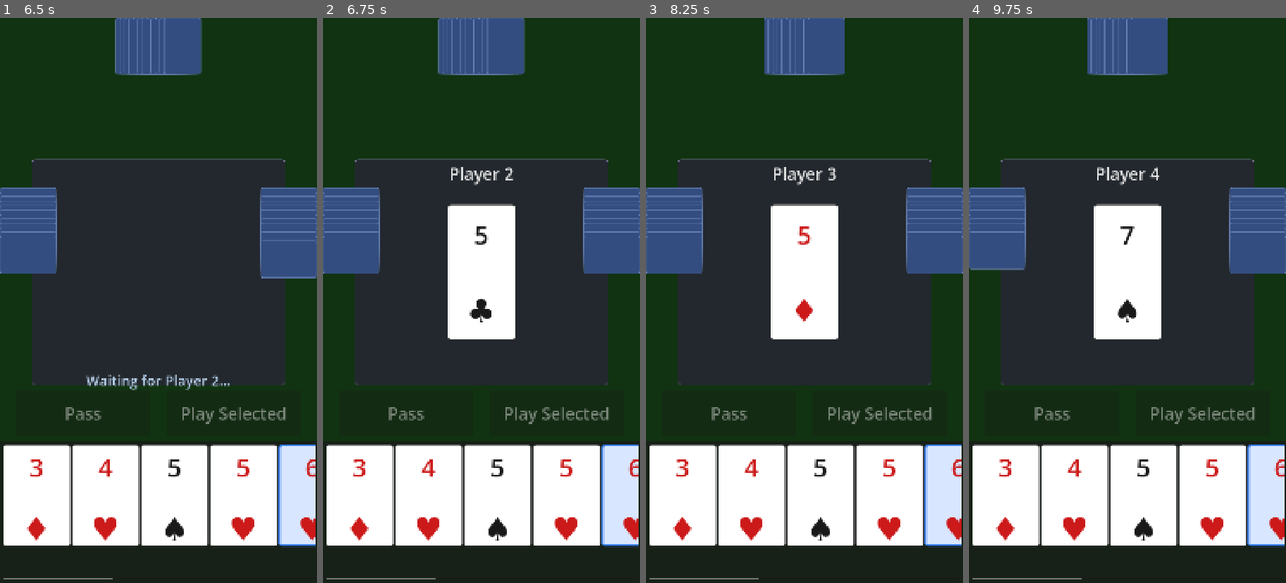
Above: before the commit, frames 1-4 (left to right).
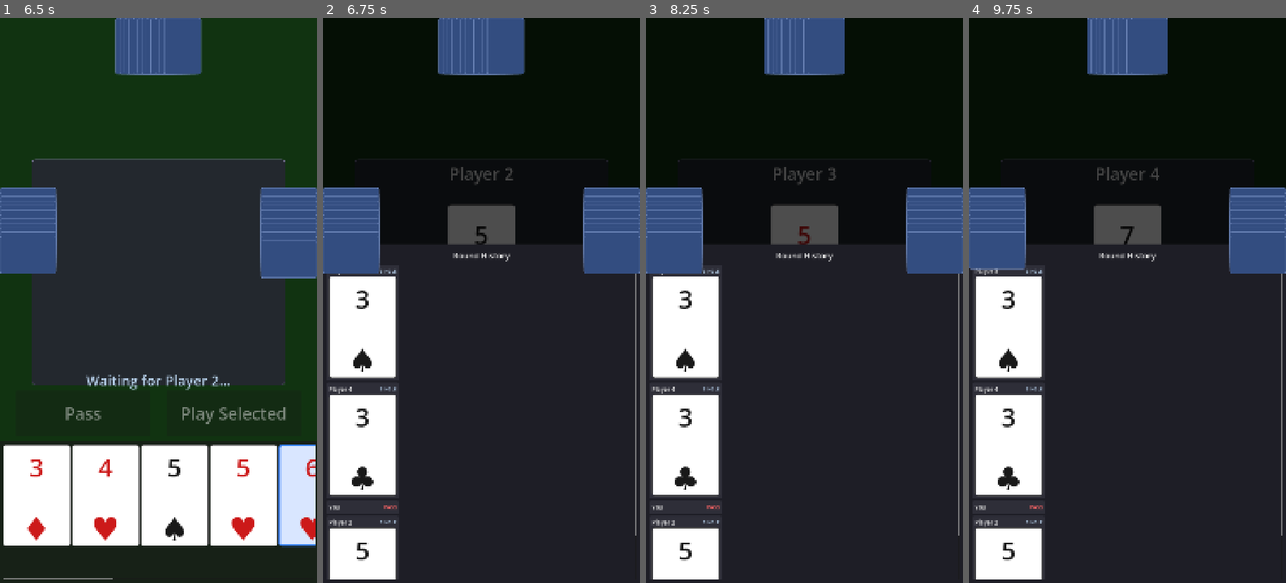
Above: after the commit, the same moments.

Repository: binhrobles/thirteen
Game: Godot game, scene res://scenes/main.tscn
Same seed, same stepped clock (60 frames per second), same inputs: the game is played once before the commit and once after it.
Inputs (mouse positions are in pixels of both pictures, inside the frame that each line leads up to):
- Up to frame 1 (6.5 s): tap Enter at 0.5, 2 s; move the mouse to (38, 498) at 0.52 s; click (38, 498) at 0.67 s; tap Space at 1.25, 2.75 s; move the mouse to (104, 498) at 1.27 s; click (104, 498) at 1.42 s; move the mouse to (174, 498) at 2.02 s; click (174, 498) at 2.17 s; move the mouse to (244, 498) at 2.77 s; click (244, 498) at 2.92 s; click "Play Selected" at 3.5 s; click "Play Selected" at 4.25 s; click "Pass" at 5 s; move the mouse to (313, 498) at 5.77 s; click (313, 498) at 5.92 s
- Up to frame 2 (6.75 s): tap Enter at 6.5 s; move the mouse to (481, 272) at 6.52 s; click (481, 272) at 6.67 s
- Up to frame 3 (8.25 s): click (953, 255) at 7.25 s, where only the run after the commit has a clickable "×"; click (953, 255) at 8 s, where only the run after the commit has a clickable "×"
- Up to frame 4 (9.75 s): click (1276, 255) at 8.75 s, where only the run after the commit has a clickable "×"; tap Space at 9.5 s; move the mouse to (1127, 272) at 9.52 s; click (1127, 272) at 9.67 s

Frame 1 is identical in both runs. In frame 2, 61% of the frame differs, in the area x 0-100%, y 0-100%; in frame 3, 61%; in frame 4, 61%.

Commit message:
Add play history drawer for round history
Implement tappable overlay showing chronological list of plays in current round:
- Displays player name, combo type, and cards (scaled 0.5x)
- Shows passes in red "PASS" text
- Scrollable bottom drawer UI (60% of screen)
- Dismiss by tapping background or close button
- Tracks current round only via round_reset markers in play_log

Changes:
- New: scripts/play_history_drawer.gd - drawer component
- Modified: scripts/game_state.gd - add round_reset markers
- Modified: scripts/main.gd - integrate drawer and connect signal

Closes thirteen-vibes-f56.4

Co-Authored-By: Claude Sonnet 4.5 <noreply@anthropic.com>

Diff:
--- a/scripts/game_state.gd
+++ b/scripts/game_state.gd
@@ -148,6 +148,8 @@
 	last_play_by = -1  # Reset who made the last play
 	for i in NUM_PLAYERS:
 		players_in_round[i] = players_in_game[i]
+	# Add round reset marker to play log
+	play_log.append("round_reset")
 	round_reset.emit(current_player)
 	turn_changed.emit(current_player)
 
--- a/scripts/main.gd
+++ b/scripts/main.gd
@@ -4,6 +4,7 @@
 const PlayAreaScene := preload("res://scenes/play_area.tscn")
 const GameStateScript := preload("res://scripts/game_state.gd")
 const OpponentHandScript := preload("res://scripts/opponent_hand.gd")
+const PlayHistoryDrawerScript := preload("res://scripts/play_history_drawer.gd")
 
 @onready var play_button: Button = $PlayButton
 @onready var pass_button: Button = $PassButton
@@ -14,6 +15,7 @@
 var turn_manager
 var player_hand_ui
 var play_area_ui
+var play_history_drawer
 var opponent_hands: Array = []  # Array of OpponentHand for players 1, 2, 3
 
 
@@ -96,6 +98,13 @@
 
 	play_area_ui = PlayAreaScene.instantiate()
 	add_child(play_area_ui)
+
+	# Create play history drawer
+	play_history_drawer = PlayHistoryDrawerScript.new()
+	add_child(play_history_drawer)
+
+	# Connect play area signal to show history drawer
+	play_area_ui.history_requested.connect(_on_history_requested)
 
 	# Create opponent hand displays for players 1, 2, 3
 	_create_opponent_hands()
@@ -183,3 +192,8 @@
 func _on_move_for_opponent_update(_player_id: int) -> void:
 	"""Update opponent hands after any move"""
 	_update_opponent_hands()
+
+
+func _on_history_requested() -> void:
+	"""Show play history drawer when play area is tapped"""
+	play_history_drawer.show_history(game_state.play_log)
--- /dev/null
+++ b/scripts/play_history_drawer.gd
@@ -0,0 +1,241 @@
+class_name PlayHistoryDrawer
+extends Control
+
+## Displays the play history for the current round in a scrollable overlay
+
+signal dismissed()  # Emitted when drawer is closed
+
+@onready var background: ColorRect
+@onready var drawer_panel: Panel
+@onready var scroll_container: ScrollContainer
+@onready var history_list: VBoxContainer
+@onready var title_label: Label
+@onready var close_button: Button
+
+const CardSpriteScene := preload("res://scenes/card_sprite.tscn")
+const PLAYER_NAMES := ["You", "Player 2", "Player 3", "Player 4"]
+
+var current_round_plays: Array = []  # Array of {player: int, play: Play or "pass"}
+
+
+func _ready() -> void:
+	_setup_ui()
+	hide()  # Hidden by default
+
+
+func _setup_ui() -> void:
+	"""Create the overlay UI"""
+	# Full screen overlay
+	anchor_right = 1.0
+	anchor_bottom = 1.0
+	mouse_filter = Control.MOUSE_FILTER_STOP
+
+	# Semi-transparent background (tap to dismiss)
+	background = ColorRect.new()
+	background.anchor_right = 1.0
+	background.anchor_bottom = 1.0
+	background.color = Color(0, 0, 0, 0.7)
+	background.mouse_filter = Control.MOUSE_FILTER_STOP
+	add_child(background)
+
+	# Drawer panel (bottom 60% of screen)
+	drawer_panel = Panel.new()
+	drawer_panel.anchor_left = 0.0
+	drawer_panel.anchor_right = 1.0
+	drawer_panel.anchor_top = 0.4
+	drawer_panel.anchor_bottom = 1.0
+	var style_box := StyleBoxFlat.new()
+	style_box.bg_color = Color(0.12, 0.12, 0.15)
+	style_box.corner_radius_top_left = 20
+	style_box.corner_radius_top_right = 20
+	drawer_panel.add_theme_stylebox_override("panel", style_box)
+	add_child(drawer_panel)
+
+	# Title
+	title_label = Label.new()
+	title_label.text = "Round History"
+	title_label.horizontal_alignment = HORIZONTAL_ALIGNMENT_CENTER
+	title_label.add_theme_font_size_override("font_size", 28)
+	title_label.add_theme_color_override("font_color", Color(0.9, 0.9, 0.9))
+	title_label.anchor_left = 0.0
+	title_label.anchor_right = 1.0
+	title_label.offset_top = 20
+	title_label.offset_bottom = 60
+	drawer_panel.add_child(title_label)
+
+	# Close button (X in top right)
+	close_button = Button.new()
+	close_button.text = "×"
+	close_button.add_theme_font_size_override("font_size", 36)
+	close_button.anchor_left = 1.0
+	close_button.anchor_right = 1.0
+	close_button.offset_left = -60
+	close_button.offset_right = -10
+	close_button.offset_top = 10
+	close_button.offset_bottom = 60
+	var close_style := StyleBoxFlat.new()
+	close_style.bg_color = Color(0.3, 0.3, 0.35)
+	close_style.corner_radius_top_left = 8
+	close_style.corner_radius_top_right = 8
+	close_style.corner_radius_bottom_left = 8
+	close_style.corner_radius_bottom_right = 8
+	close_button.add_theme_stylebox_override("normal", close_style)
+	close_button.pressed.connect(_on_close_pressed)
+	drawer_panel.add_child(close_button)
+
+	# Scroll container for history
+	scroll_container = ScrollContainer.new()
+	scroll_container.anchor_left = 0.0
+	scroll_container.anchor_right = 1.0
+	scroll_container.anchor_top = 0.0
+	scroll_container.anchor_bottom = 1.0
+	scroll_container.offset_left = 10
+	scroll_container.offset_right = -10
+	scroll_container.offset_top = 70
+	scroll_container.offset_bottom = -10
+	scroll_container.horizontal_scroll_mode = ScrollContainer.SCROLL_MODE_DISABLED
+	drawer_panel.add_child(scroll_container)
+
+	# VBox for history entries
+	history_list = VBoxContainer.new()
+	history_list.size_flags_horizontal = Control.SIZE_FILL
+	history_list.add_theme_constant_override("separation", 8)
+	scroll_container.add_child(history_list)
+
+
+func show_history(play_log: Array) -> void:
+	"""Display the play history from current round"""
+	# Extract current round plays (from last round_reset marker to end)
+	current_round_plays = _extract_current_round(play_log)
+	_populate_history()
+	show()
+
+
+func _extract_current_round(play_log: Array) -> Array:
+	"""Get plays from the current round only"""
+	var round_plays: Array = []
+
+	# Find the last round_reset marker
+	var last_reset_idx := -1
+	for i in range(play_log.size() - 1, -1, -1):
+		if typeof(play_log[i]) == TYPE_STRING and play_log[i] == "round_reset":
+			last_reset_idx = i
+			break
+
+	# Get all plays after the last reset (or all plays if no reset found)
+	var start_idx := last_reset_idx + 1 if last_reset_idx >= 0 else 0
+	for i in range(start_idx, play_log.size()):
+		var entry = play_log[i]
+		if typeof(entry) != TYPE_STRING:  # Skip round_reset markers
+			round_plays.append(entry)
+
+	return round_plays
+
+
+func _populate_history() -> void:
+	"""Populate the history list with entries"""
+	# Clear existing entries
+	for child in history_list.get_children():
+		child.queue_free()
+
+	if current_round_plays.is_empty():
+		var empty_label := Label.new()
+		empty_label.text = "No plays yet this round"
+		empty_label.horizontal_alignment = HORIZONTAL_ALIGNMENT_CENTER
+		empty_label.add_theme_font_size_override("font_size", 18)
+		empty_label.add_theme_color_override("font_color", Color(0.6, 0.6, 0.6))
+		history_list.add_child(empty_label)
+		return
+
+	# Add each play as an entry
+	for entry in current_round_plays:
+		var play_entry := _create_play_entry(entry)
+		history_list.add_child(play_entry)
+
+
+func _create_play_entry(entry: Dictionary) -> Control:
+	"""Create a single play entry display"""
+	var container := PanelContainer.new()
+	var style_box := StyleBoxFlat.new()
+	style_box.bg_color = Color(0.18, 0.18, 0.22)
+	style_box.corner_radius_top_left = 8
+	style_box.corner_radius_top_right = 8
+	style_box.corner_radius_bottom_left = 8
+	style_box.corner_radius_bottom_right = 8
+	style_box.content_margin_left = 10
+	style_box.content_margin_right = 10
+	style_box.content_margin_top = 8
+	style_box.content_margin_bottom = 8
+	container.add_theme_stylebox_override("panel", style_box)
+
+	var vbox := VBoxContainer.new()
+	vbox.add_theme_constant_override("separation", 4)
+	container.add_child(vbox)
+
+	# Player name and combo type
+	var header := HBoxContainer.new()
+	vbox.add_child(header)
+
+	var player_label := Label.new()
+	var player_id: int = entry["player"]
+	player_label.text = PLAYER_NAMES[player_id]
+	player_label.add_theme_font_size_override("font_size", 20)
+	player_label.add_theme_color_override("font_color", Color(0.9, 0.9, 0.9))
+	header.add_child(player_label)
+
+	# Spacer
+	var spacer := Control.new()
+	spacer.size_flags_horizontal = Control.SIZE_EXPAND_FILL
+	header.add_child(spacer)
+
+	# Handle pass vs play
+	var play = entry["play"]
+	if typeof(play) == TYPE_STRING and play == "pass":
+		var pass_label := Label.new()
+		pass_label.text = "PASS"
+		pass_label.add_theme_font_size_override("font_size", 18)
+		pass_label.add_theme_color_override("font_color", Color(1.0, 0.4, 0.4))
+		header.add_child(pass_label)
+	else:
+		# Show combo type
+		var combo_label := Label.new()
+		combo_label.text = Play.Combo.keys()[play.combo]
+		combo_label.add_theme_font_size_override("font_size", 16)
+		combo_label.add_theme_color_override("font_color", Color(0.7, 0.8, 0.9))
+		header.add_child(combo_label)
+
+		# Show cards
+		var cards_container := HBoxContainer.new()
+		cards_container.add_theme_constant_override("separation", 4)
+		vbox.add_child(cards_container)
+
+		for card in play.cards:
+			var card_sprite = CardSpriteScene.instantiate()
+			cards_container.add_child(card_sprite)
+			# Defer setup and scaling until card is ready
+			card_sprite.call_deferred("setup", card)
+			card_sprite.call_deferred("scale_for_hand_size", 0.5)
+			card_sprite.mouse_filter = Control.MOUSE_FILTER_IGNORE
+
+	return container
+
+
+func _on_close_pressed() -> void:
+	"""Close button pressed"""
+	_dismiss()
+
+
+func _gui_input(event: InputEvent) -> void:
+	"""Handle tap outside to dismiss"""
+	if event is InputEventMouseButton and event.pressed and event.button_index == MOUSE_BUTTON_LEFT:
+		# Check if tap was on background (not on drawer)
+		var local_pos: Vector2 = event.position
+		if not drawer_panel.get_rect().has_point(local_pos):
+			_dismiss()
+			accept_event()
+
+
+func _dismiss() -> void:
+	"""Close the drawer"""
+	hide()
+	dismissed.emit()
Not shown, changed: .beads/issues.jsonl
